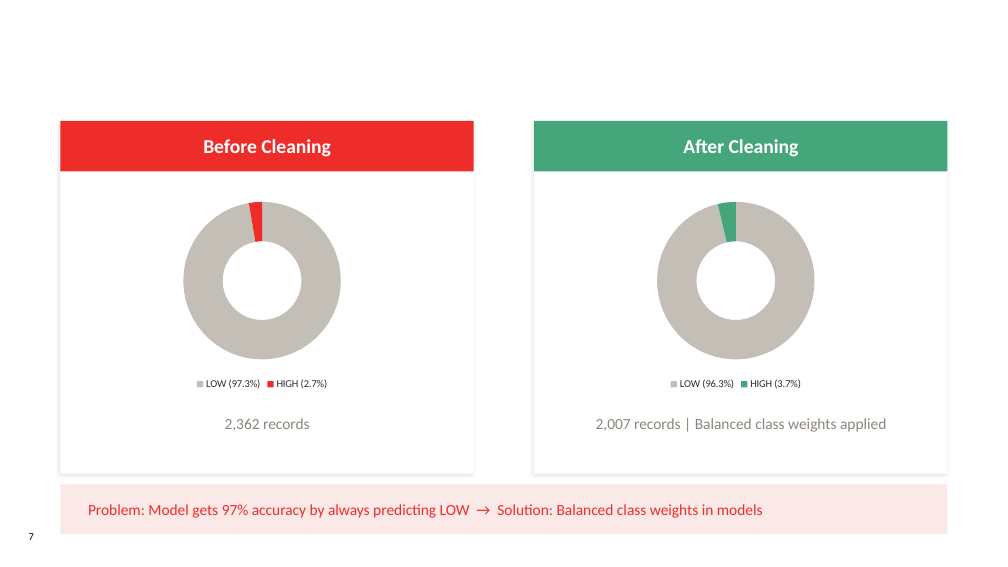
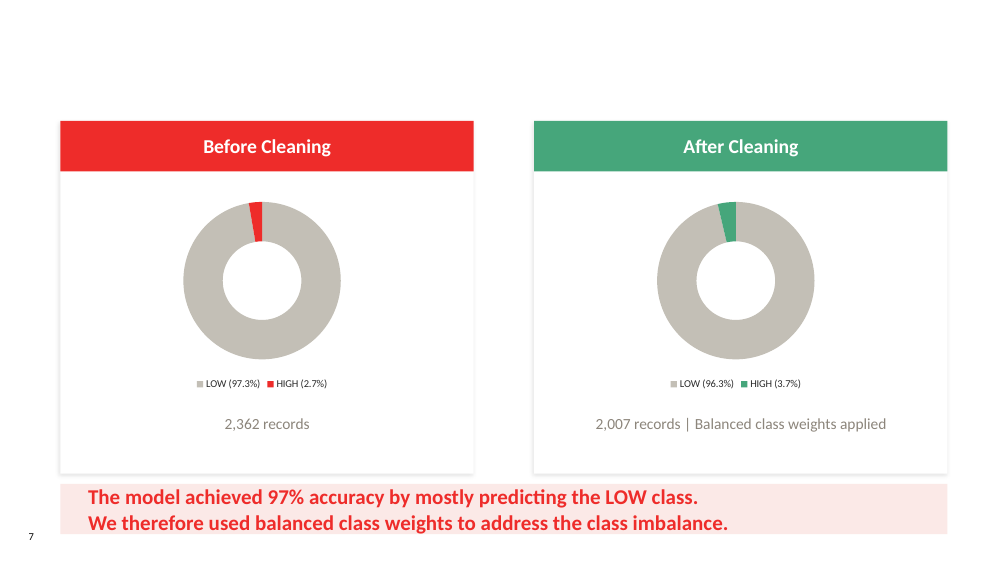
Before and after one commit to JiagengMi/engo645_2026_winter, a slide deck: slide 7 of ENGO645_Final_Presentation.pptx. Drawn at 1008x567 pixels with LibreOffice and Linux fonts; fonts in the diff are those of the drawing; background and template pictures are left out. Boxes give left, top, right and bottom in pixels: in the first picture for what was removed or moved away, otherwise in the second. Text is boxed around its words. In the diff, an @@ line names an element or a change of style, - is before the commit and + after.

```diff
--- a/ENGO645_Final_Presentation.pptx
+++ b/ENGO645_Final_Presentation.pptx
@@ text at [88,489,729,534]: text changed; size 14.7 to 20 pt; bold on @@
-Problem: Model gets 97% accuracy by always predicting LOW → Solution: Balanced class weights in models
+The model achieved 97% accuracy by mostly predicting the LOW class.
+We therefore used balanced class weights to address the class imbalance.
```
Also in this commit, not shown: 13 other slides changed, 26 other files.
